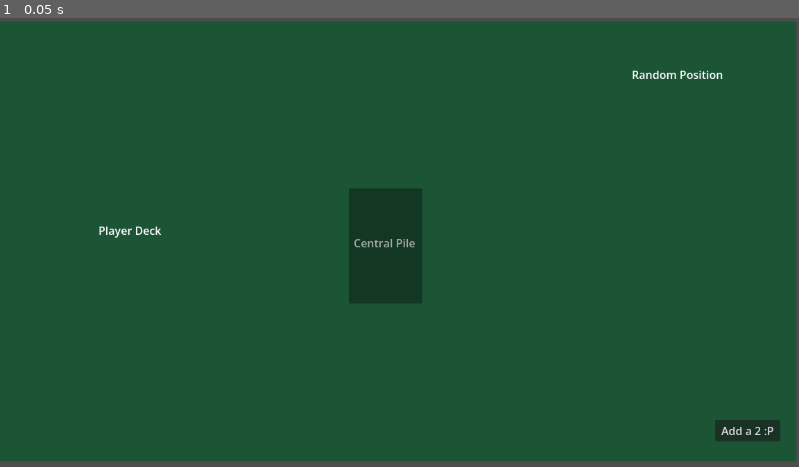
Above: before the commit, frame 1.
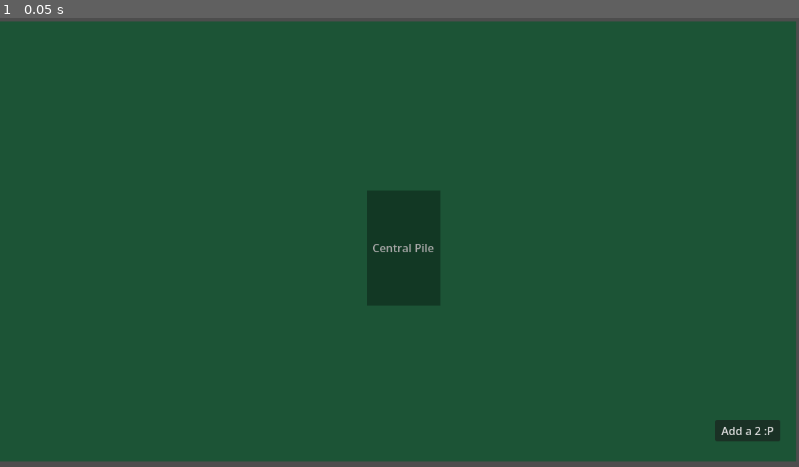
Above: after the commit, the same moment.

Repository: spicywheatbread/art-of-egyptian-war
Game: Godot game, scene res://Assets/Scenes/Game.tscn
The game is run twice, just before and just after one commit, with the same random seed, the same clock (stepped at 60 frames per second) and the same inputs. This scene is started directly instead of the project's main scene.
Inputs:
- Up to frame 1 (0.05 s): no input

The runs differ from the first frame. In frame 1, 1.4% of the frame differs, in the area x 12-91%, y 11-64%.

Commit message:
Starting work on game view model.

Diff:
--- a/Assets/Scenes/Game.tscn
+++ b/Assets/Scenes/Game.tscn
@@ -1,9 +1,8 @@
 [gd_scene format=3 uid="uid://dsqmyrt7yxj4c"]
 
 [ext_resource type="Script" uid="uid://cetk40n3ry0ow" path="res://Assets/Scripts/main_game.gd" id="1_owchf"]
-[ext_resource type="Script" path="res://Assets/Scripts/center_pile.gd" id="2_owchf"]
+[ext_resource type="Script" uid="uid://cvat275xsp4qw" path="res://Assets/Scripts/center_pile.gd" id="2_owchf"]
 [ext_resource type="PackedScene" uid="uid://bixoatsoqg66h" path="res://Assets/Scenes/GameObjects/card.tscn" id="3_ltsxh"]
-[ext_resource type="PackedScene" uid="uid://rg70vbowntkn" path="res://Assets/Scenes/GameObjects/player.tscn" id="4_jqtiv"]
 
 [sub_resource type="Gradient" id="Gradient_3fuio"]
 offsets = PackedFloat32Array(0.089201875)
@@ -19,7 +18,7 @@
 [node name="Game" type="Node2D" unique_id=156695613]
 script = ExtResource("1_owchf")
 
-[node name="Reset Button" type="Button" parent="." unique_id=809785790]
+[node name="Add2 Button" type="Button" parent="." unique_id=809785790]
 offset_left = 1031.0
 offset_top = 580.0
 offset_right = 1125.0
@@ -34,42 +33,36 @@
 metadata/_edit_lock_ = true
 
 [node name="Center Pile" type="Node2D" parent="." unique_id=628171694]
-position = Vector2(510, 313)
+position = Vector2(581, 332)
 script = ExtResource("2_owchf")
 card_tscn = ExtResource("3_ltsxh")
 metadata/_edit_group_ = true
 
 [node name="Label" type="Label" parent="Center Pile" unique_id=100345153]
-offset_right = 40.0
-offset_bottom = 23.0
+offset_left = -44.0
+offset_top = -11.9
+offset_right = 45.0
+offset_bottom = 11.1
+pivot_offset = Vector2(47, 7)
 text = "Central Pile"
 
 [node name="Area2D" type="Area2D" parent="Center Pile" unique_id=929304964]
+position = Vector2(-45, -16)
 
 [node name="Polygon2D" type="Polygon2D" parent="Center Pile/Area2D" unique_id=128942285]
-position = Vector2(1.9999695, -67)
+position = Vector2(-59, -17)
 scale = Vector2(2.3555555, 5.187501)
 color = Color(0, 0, 0, 0.3372549)
+offset = Vector2(25.896214, -9.638553)
 polygon = PackedVector2Array(-4, 0, -4, 32, 41, 32, 41, 0, 18.254715, 0)
 metadata/_edit_group_ = true
 
 [node name="CollisionShape2D" type="CollisionShape2D" parent="Center Pile/Area2D" unique_id=409399114]
 position = Vector2(45, 16)
 shape = SubResource("RectangleShape2D_4iy6t")
-
-[node name="Random Position" type="Node2D" parent="." unique_id=2120777151]
-position = Vector2(911, 70)
 metadata/_edit_group_ = true
-
-[node name="Label" type="Label" parent="Random Position" unique_id=917952826]
-offset_right = 40.0
-offset_bottom = 23.0
-text = "Random Position"
 
 [node name="Players" type="Node" parent="." unique_id=690337538]
 
-[node name="Test Player" parent="Players" unique_id=1284586332 instance=ExtResource("4_jqtiv")]
-position = Vector2(189, 308)
-script = null
-
-[node name="CanvasLayer" type="CanvasLayer" parent="." unique_id=1307791960]
+[node name="Node2D" type="Node2D" parent="." unique_id=1576107835]
+position = Vector2(803, 334)
--- a/Assets/Scripts/main_game.gd
+++ b/Assets/Scripts/main_game.gd
@@ -1,19 +1,36 @@
 extends Node2D
 
-signal game_state (payload: Dictionary)
+var lobby : Dictionary
+@export var player_tscn : PackedScene
+var player_offsets = [
+	Vector2(0, -100),
+	Vector2(0, 100),
+	Vector2(200, 0),
+	Vector2(-200, 0),
+]
 
 func _ready() -> void:
-	pass
+	NetworkClient.game_state.connect(_on_game_state)
+	NetworkClient.lobby_state.connect(_on_lobby_state)
 
 func _process (delta: float):
-	var state = await game_state
-	_on_game_state(state)
+	pass
 
 func _exit_tree() -> void:
 	pass
 
 func _on_game_state (payload: Dictionary):
-	# update game ui here
+	for key in payload.keys():
+		print("Key: ", key)
+		print("Value: ", payload[key])
+
+func _on_lobby_state(payload: Dictionary):
+	var l = payload["lobby"]
+	if lobby != l:
+		lobby = l
+		redraw_lobby()
+
+func redraw_lobby():
 	pass
 
 func _on_play_button_pressed ():
